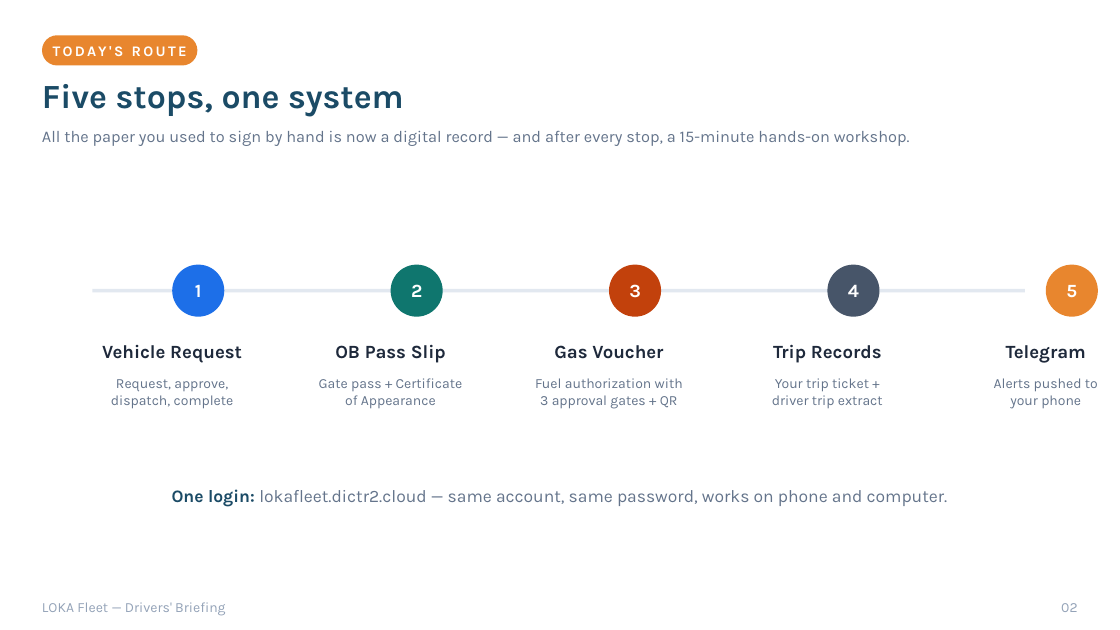
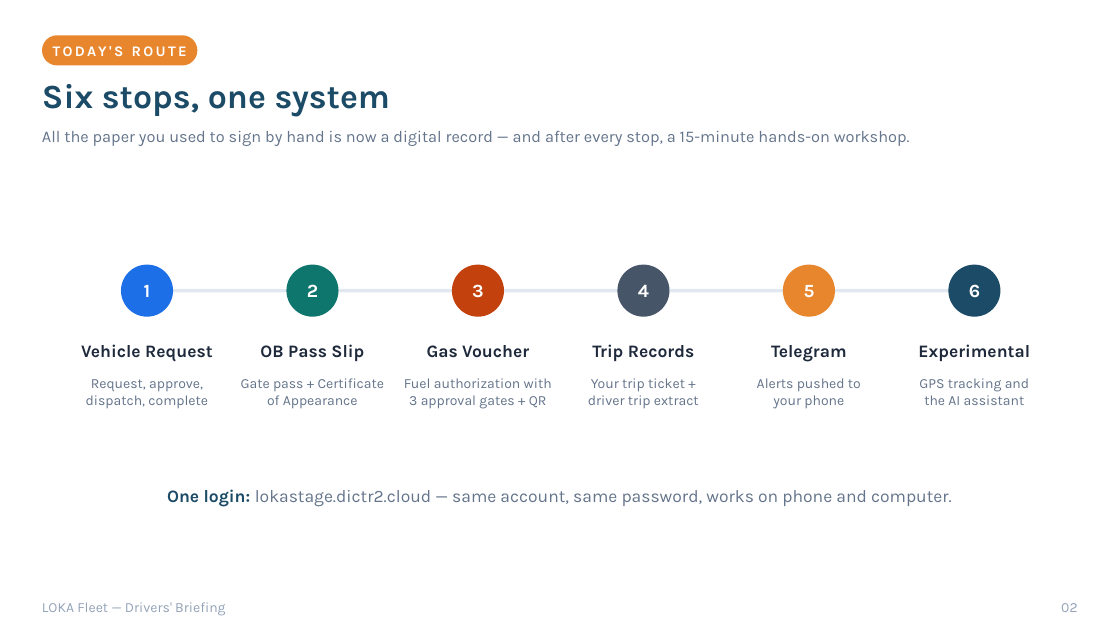
Before and after one commit to jaymarrecolizado-tech/loka-legacy, a slide deck: slide 2 of LOKA_Drivers_Briefing.pptx. Drawn at 1120x630 pixels with LibreOffice and Linux fonts; fonts in the diff are those of the drawing. Boxes give left, top, right and bottom in pixels: in the first picture for what was removed or moved away, otherwise in the second. Text is boxed around its words. In the diff, an @@ line names an element or a change of style, - is before the commit and + after.

```diff
--- a/LOKA_Drivers_Briefing.pptx
+++ b/LOKA_Drivers_Briefing.pptx
@@ text at (42,84,391,117): text changed @@
-Five stops, one system
+Six stops, one system
@@ text "1": place and size @@
-text "1" at (195,285,202,297)
+text "1" at (144,285,151,297)
@@ ellipse: place and size @@
-ellipse at (172,265,224,317)
+ellipse at (121,265,173,317)
@@ text "2": place and size @@
-text "2" at (411,284,422,297)
+text "2" at (307,284,318,297)
@@ ellipse: place and size @@
-ellipse at (391,265,443,317)
+ellipse at (287,265,339,317)
@@ text "3": place and size @@
-text "3" at (629,284,641,298)
+text "3" at (472,284,484,298)
@@ ellipse added at (452,265,504,317), fill #C2410C @@
@@ text "4": place and size @@
-text "4" at (848,284,859,297)
+text "4" at (638,284,649,297)
@@ ellipse: place and size @@
-ellipse at (609,265,661,317)
+ellipse at (618,265,670,317)
@@ ellipse at (618,265,670,317): fill #C2410C to #475569 @@
@@ text "5": place and size @@
-text "5" at (1066,285,1077,298)
+text "5" at (804,285,815,297)
@@ ellipse: place and size @@
-ellipse at (828,265,880,317)
+ellipse at (783,265,835,317)
@@ ellipse at (783,265,835,317): fill #475569 to #E8862E @@
@@ ellipse: place and size @@
-ellipse at (1046,265,1098,317)
+ellipse at (949,265,1001,317)
@@ ellipse at (949,265,1001,317): fill #E8862E to #1B4B66 @@
@@ line moved from (92, 291) - (1025, 291) to (147, 291) - (975, 291) @@
@@ text added at (969,284,980,298), 16 pt, text #FFFFFF, bold @@
+6
@@ text "Vehicle Request": place and size @@
-text "Vehicle Request" at (102,345,242,363)
+text "Vehicle Request" at (81,344,213,361)
@@ text "OB Pass Slip": place and size @@
-text "OB Pass Slip" at (335,345,446,363)
+text "OB Pass Slip" at (260,344,364,361)
@@ text "Gas Voucher": place and size @@
-text "Gas Voucher" at (554,345,663,359)
+text "Gas Voucher" at (427,345,529,358)
@@ text "Trip Records": place and size @@
-text "Trip Records" at (773,344,882,363)
+text "Trip Records" at (592,344,694,361)
@@ size 16 to 15 pt in 5 elements at (81,344,213,361), (260,344,364,361), (427,345,529,358), (592,344,694,361), (771,345,847,362) @@
@@ text "Telegram": place and size @@
-text "Telegram" at (1006,345,1086,363)
+text "Telegram" at (771,345,847,362)
@@ text added at (918,344,1030,361), 15 pt, text #1E293B, bold @@
+Experimental
@@ text "Request, approve,": place and size @@
-text "Request, approve," at (111,379,234,409)
+text "Request, approve," at (86,379,208,408)
@@ text "Gate pass + Certificate": place and size @@
-text "Gate pass + Certificate" at (319,378,463,408)
+text "Gate pass + Certificate" at (241,378,385,408)
@@ text "Fuel authorization with": place and size @@
-text "Fuel authorization with" at (535,378,683,409)
+text "Fuel authorization with" at (404,378,552,409)
@@ text "Your trip ticket +": place and size @@
-text "Your trip ticket +" at (772,378,883,408)
+text "Your trip ticket +" at (588,378,699,408)
@@ text "Alerts pushed to": place and size @@
-text "Alerts pushed to" at (994,378,1098,409)
+text "Alerts pushed to" at (757,378,861,409)
@@ text added at (919,378,1029,405), 12 pt, text #64748B @@
+GPS tracking and
+the AI assistant
@@ text at (167,489,952,507): text changed @@
-One login: lokafleet.dictr2.cloud — same account, same password, works on phone and computer.
+One login: lokastage.dictr2.cloud — same account, same password, works on phone and computer.
```
Also in this commit, not shown: 5 other slides changed, 3 slides added, 13 other files.
